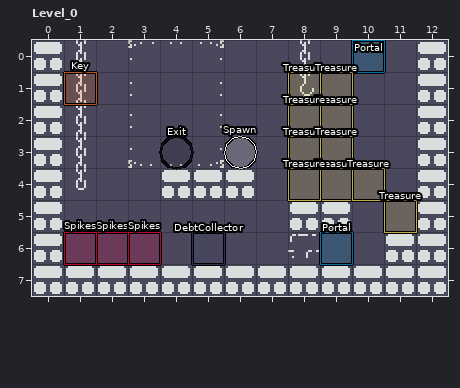
LDtk project -- money_tower.pdx/level/world.ldtk. That is the earlier state.
Cells are 16x16 px. Shown: Level_0 x 0..12, y 0..7. The commit also changed other parts of the map, which this record leaves out. Layer "Tax" is drawn -6,0 px off the grid. Layer "Tiles1" is drawn -6,0 px off the grid.
The result:
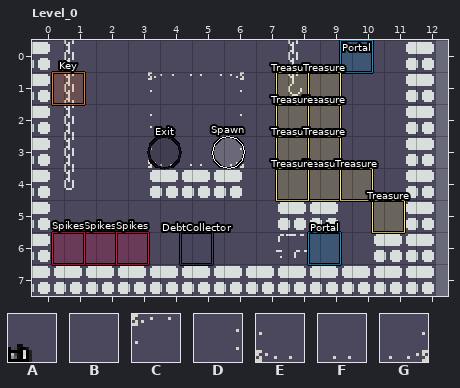
Key: from "Tax": A 1; from "Tileset": B 0, C 251, D 303, E 351, F 352, G 353.
_ is an empty cell.
Tiles of an added or newly shown layer are drawn over the layers below it.
Diff:
layer "Tiles1" offset 0,0 -> -6,0 px
layer "Entities" offset 0,0 -> -6,0 px
Layer "Tiles1":
y 0: x 3 C -> B
y 2: x 5 D -> B
y 3: x 3..5 EFG -> BBB
Layer "Tax" (added):
y 1: x 4 _ -> A; x 6 _ -> A
y 2..3: x 4..6 ___ -> AAA
